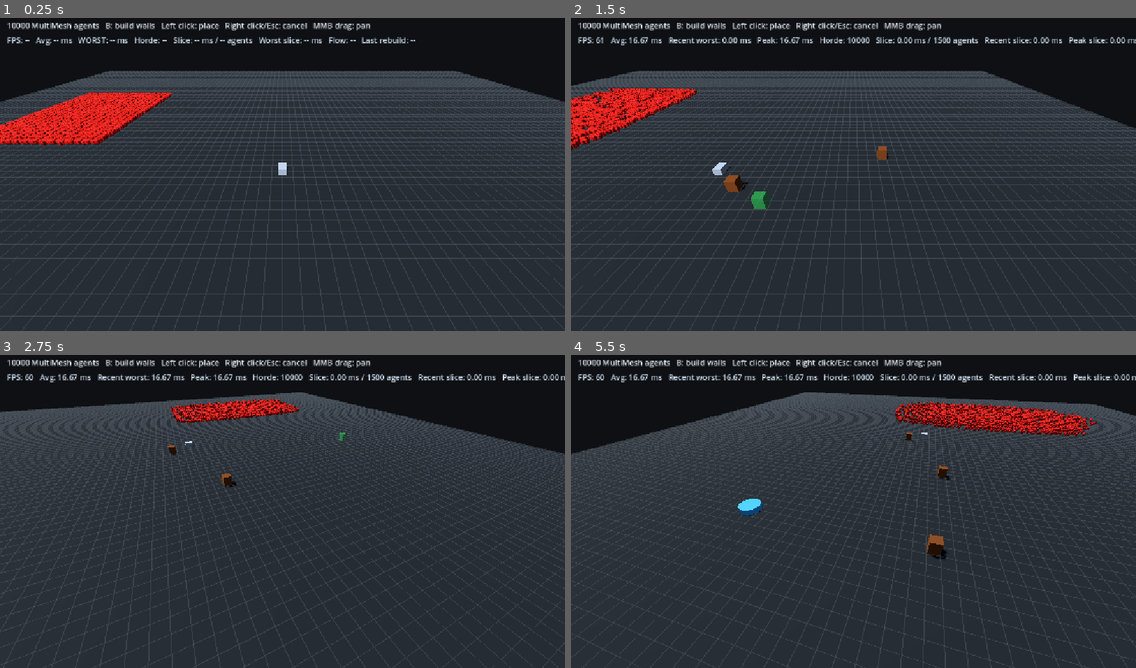
Above: before the commit, frames 1-4 (two rows, left to right).
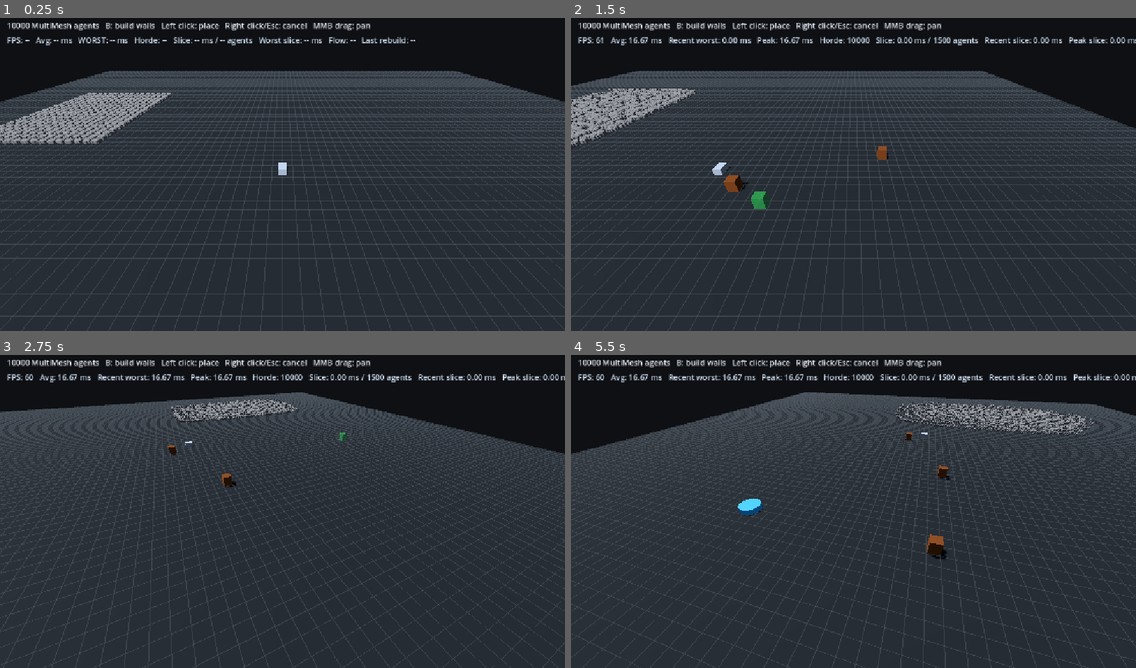
Above: after the commit, the same moments.

Repository: CaptainTiki/HordeLab
Game: Godot game, scene res://scenes/main.tscn
Same seed, same stepped clock (60 frames per second), same inputs: the game is played once before the commit and once after it.
Inputs (mouse positions are in pixels of both pictures, inside the frame that each line leads up to):
- Up to frame 1 (0.25 s): no input
- Up to frame 2 (1.5 s): tap Enter at 0.5 s; move the mouse to (977, 155) at 0.52 s; hold D 0.53-1.25 s; tap B at 0.6 s; click (977, 155) at 0.67 s; drag from (740, 187) to (825, 237) at 1.27 s
- Up to frame 3 (2.75 s): move the mouse to (339, 439) at 2.02 s; hold D from 2.03 s (still down); hold Q from 2.03 s (still down)
- Up to frame 4 (5.5 s): release D at 2.75 s; release Q at 2.75 s; drag from (825, 574) to (684, 461) at 2.77 s; move the mouse to (1023, 558) at 3.52 s; hold A 3.53-4.25 s; tap B at 3.6 s; drag from (684, 461) to (768, 430) at 4.27 s; move the mouse to (881, 508) at 5.02 s; hold S from 5.03 s (still down); hold Q from 5.03 s (still down); click (881, 508) at 5.17 s

The runs differ from the first frame. In frame 1, 3.2% of the frame differs, in the area x 0-31%, y 23-41%; in frame 2, 2.3%; in frame 3, 1.1%; in frame 4, 2.4%.

Commit message:
Reconcile GPU presentation without backward snaps

Diff:
--- a/scripts/horde_simulation.gd
+++ b/scripts/horde_simulation.gd
@@ -5,6 +5,7 @@
 const MAX_AGENT_STEP_SECONDS: float = 0.15
 const MAX_CELL_TRANSITIONS_PER_UPDATE: int = 4
 const MAX_PRESENTATION_EXTRAPOLATION_SECONDS: float = 0.18
+const PRESENTATION_RECONCILE_SECONDS: float = 0.10
 
 @export var grid_path: NodePath
 @export var flow_field_path: NodePath
@@ -29,6 +30,9 @@
 var target_cells: Array[Vector2i] = []
 var agent_cells: Array[Vector2i] = []
 var last_update_usec: PackedInt64Array = PackedInt64Array()
+var presentation_velocities: Array[Vector3] = []
+var presentation_update_times: PackedFloat32Array = PackedFloat32Array()
+var presentation_extrapolation_limits: PackedFloat32Array = PackedFloat32Array()
 var density: PackedInt32Array = PackedInt32Array()
 var reservations: PackedInt32Array = PackedInt32Array()
 var work_accumulator: float = 0.0
@@ -116,6 +120,14 @@
 	if current_cell == flow_field.goal_cell and target_cells[index] == INVALID_CELL:
 		return
 
+	# Capture where the GPU presentation should be right now before changing the
+	# authoritative transform. This lets us reconcile to the new truth without
+	# snapping backward from an extrapolated visual position.
+	var previous_velocity: Vector3 = presentation_velocities[index]
+	var visual_elapsed: float = presentation_time - presentation_update_times[index]
+	visual_elapsed = clampf(visual_elapsed, 0.0, presentation_extrapolation_limits[index])
+	var predicted_visual_position: Vector3 = old_position + previous_velocity * visual_elapsed
+
 	var remaining_distance: float = move_speed * step_delta
 	var transitions: int = 0
 
@@ -163,12 +175,27 @@
 	if step_delta > 0.0001:
 		velocity = (position - old_position) / step_delta
 	var extrapolation_seconds: float = clampf(step_delta * 1.35, 0.03, MAX_PRESENTATION_EXTRAPOLATION_SECONDS)
+	var correction: Vector3 = predicted_visual_position - position
+
+	presentation_velocities[index] = velocity
+	presentation_update_times[index] = presentation_time
+	presentation_extrapolation_limits[index] = extrapolation_seconds
+
 	multimesh.set_instance_transform(index, Transform3D(Basis.IDENTITY, position))
+	# INSTANCE_CUSTOM: velocity.x, velocity.z, extrapolation limit, update time.
 	multimesh.set_instance_custom_data(index, Color(
 		velocity.x,
 		velocity.z,
 		extrapolation_seconds,
 		presentation_time
+	))
+	# INSTANCE_COLOR is presentation-only correction data. The shader decays this
+	# offset while continuing forward motion, preventing a visible snap backward.
+	multimesh.set_instance_color(index, Color(
+		correction.x,
+		correction.z,
+		PRESENTATION_RECONCILE_SECONDS,
+		1.0
 	))
 
 func _update_agent_cell(index: int, old_cell: Vector2i, new_cell: Vector2i) -> void:
@@ -245,9 +272,14 @@
 uniform float presentation_time = 0.0;
 
 void vertex() {
-	float elapsed = clamp(presentation_time - INSTANCE_CUSTOM.w, 0.0, INSTANCE_CUSTOM.z);
+	float elapsed = max(presentation_time - INSTANCE_CUSTOM.w, 0.0);
+	float extrapolated_elapsed = min(elapsed, INSTANCE_CUSTOM.z);
 	vec2 velocity = INSTANCE_CUSTOM.xy;
-	VERTEX += vec3(velocity.x, 0.0, velocity.y) * elapsed;
+	float reconcile_duration = max(INSTANCE_COLOR.z, 0.001);
+	float reconcile = 1.0 - clamp(elapsed / reconcile_duration, 0.0, 1.0);
+	vec2 correction = INSTANCE_COLOR.xy * reconcile;
+	vec2 presentation_offset = velocity * extrapolated_elapsed + correction;
+	VERTEX += vec3(presentation_offset.x, 0.0, presentation_offset.y);
 }
 
 void fragment() {
@@ -269,6 +301,7 @@
 	multimesh = MultiMesh.new()
 	multimesh.transform_format = MultiMesh.TRANSFORM_3D
 	multimesh.use_custom_data = true
+	multimesh.use_colors = true
 	multimesh.instance_count = maxi(agent_count, 0)
 	multimesh.mesh = mesh
 
@@ -283,11 +316,15 @@
 	lane_offsets.clear()
 	target_cells.clear()
 	agent_cells.clear()
+	presentation_velocities.clear()
 	positions.resize(maxi(agent_count, 0))
 	lane_offsets.resize(maxi(agent_count, 0))
 	target_cells.resize(maxi(agent_count, 0))
 	agent_cells.resize(maxi(agent_count, 0))
+	presentation_velocities.resize(maxi(agent_count, 0))
 	last_update_usec.resize(maxi(agent_count, 0))
+	presentation_update_times.resize(maxi(agent_count, 0))
+	presentation_extrapolation_limits.resize(maxi(agent_count, 0))
 	var lane_extent: float = grid.cell_size * lane_offset_fraction
 	var initial_update_usec: int = Time.get_ticks_usec()
 
@@ -303,6 +340,9 @@
 		agent_cells[index] = cell
 		target_cells[index] = INVALID_CELL
 		last_update_usec[index] = initial_update_usec
+		presentation_velocities[index] = Vector3.ZERO
+		presentation_update_times[index] = presentation_time
+		presentation_extrapolation_limits[index] = 0.0
 		lane_offsets[index] = Vector2(
 			rng.randf_range(-lane_extent, lane_extent),
 			rng.randf_range(-lane_extent, lane_extent)
@@ -312,3 +352,4 @@
 	for index: int in range(positions.size()):
 		multimesh.set_instance_transform(index, Transform3D(Basis.IDENTITY, positions[index]))
 		multimesh.set_instance_custom_data(index, Color(0.0, 0.0, 0.0, presentation_time))
+		multimesh.set_instance_color(index, Color(0.0, 0.0, PRESENTATION_RECONCILE_SECONDS, 1.0))
